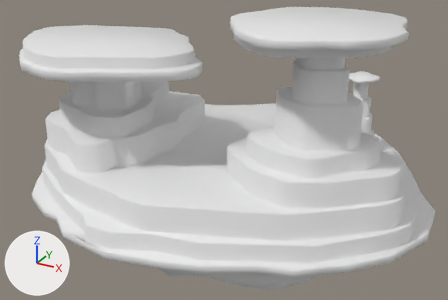
Two versions of the FBX model Assets/Models/Levels/SandIsland.fbx, one commit apart.
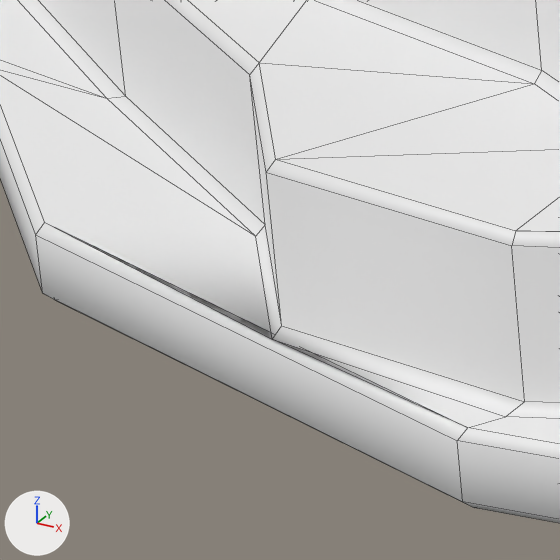
Each version appears first whole from a 50 mm camera at (12.64, -23.74, 12.25) aimed at (-0.1, -0.56, 0.66), and next in a close-up on the part from 13% to 25% of the width and 70% to 88% of the height. Arrows for +X, +Y and +Z are at lower left; the lights stay in place. The close-ups show mesh edges as thin lines. Where no turn or scale is listed for an object, it has been applied to the vertices.

Script lines for the objects in view, before the commit:
```python
me_sandisland = bpy.data.meshes.new('SandIsland')
me_sandisland.from_pydata(...)  # 2432 vertices, 2775 faces; spans x -9.5..9.5, y -8.4..9.4, z -2.2..7.4
# before: 421 (-2.0, -8.3, -0.7) at pixel (272, 339), 422 (-2.0, -8.2, -0.6) at pixel (281, 325), 484 (-2.0, -8.2, 0.0) at pixel (266, 172), 485 (-1.9, -8.2, 0.1) at pixel (275, 159)
ob_sandisland = bpy.data.objects.new('SandIsland', me_sandisland)
ob_sandisland.location = (0.0, 0.0, 0.0)
```
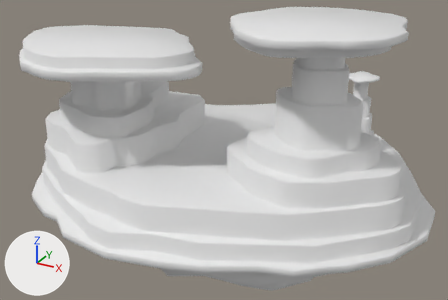
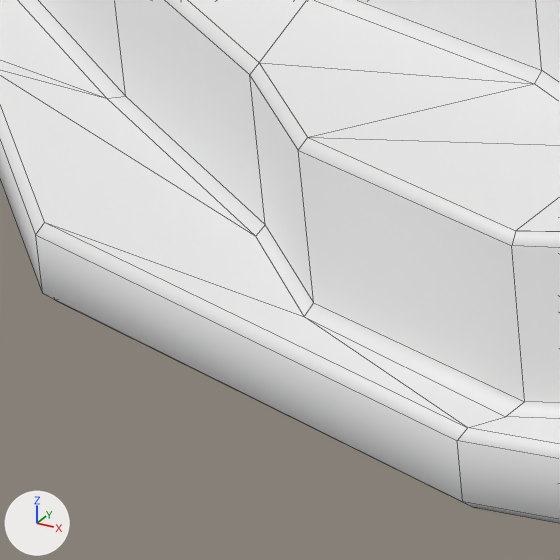
Commit message: [FIXED] Mesh problems of SandIsland

What the commit changed:
me_sandisland has 2432 vertices, 2775 faces and spans x -9.5..9.5, y -8.4..9.4, z -2.2..7.4.
me_sandisland is used by ob_sandisland; location (0.0, 0.0, 0.0).
Verts and faces of me_sandisland; kept vertices keep their numbers, new ones are numbered from 2432.
Part 1, on me_sandisland:
Vertices 421, 422, 484, 485 move by (0.0, 0.2, 0.0).

Boxes (x1, y1, x2, y2) around the edits, measured in the close-ups (560 x 560 px; the box of a moved part takes in the faces that stretch with it):
part 1 of me_sandisland, moved or reshaped: (0, 63, 560, 428) in both
